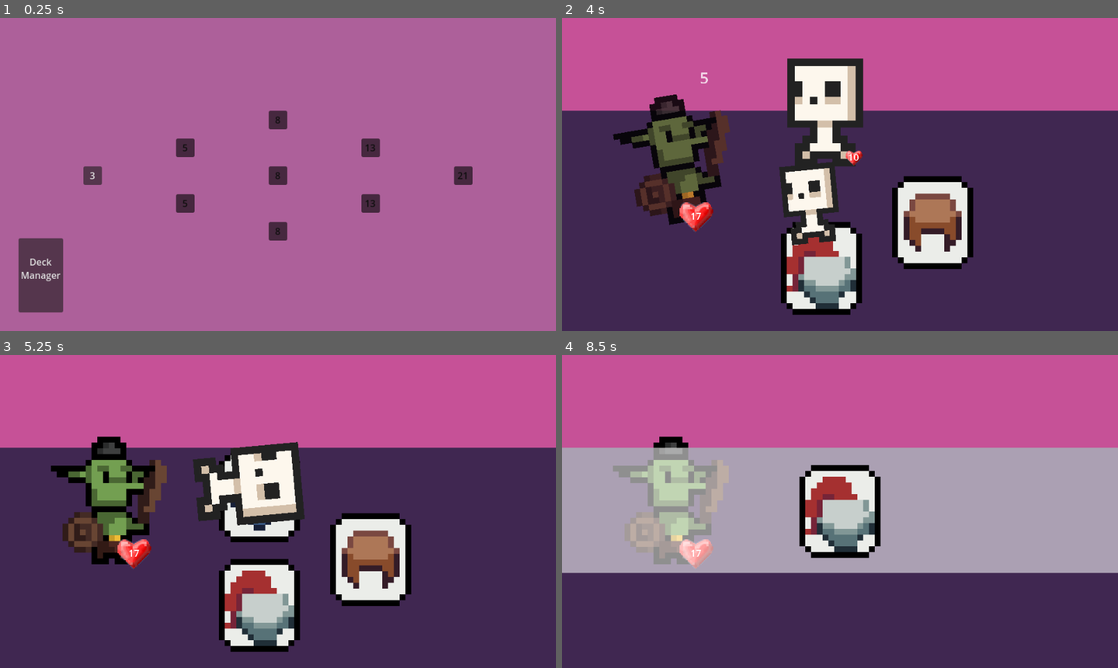
Above: before the commit, frames 1-4 (two rows, left to right).
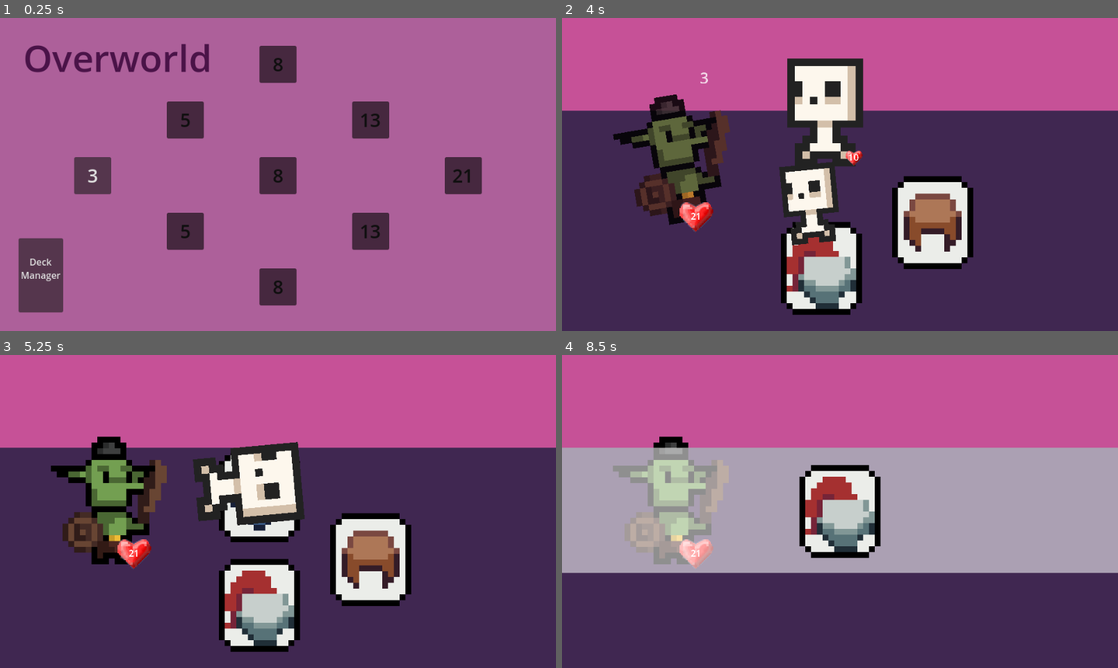
Above: after the commit, the same moments.

Repository: jakmik2/rogue-cards
Game: Godot game, scene res://scenes/Overworld.tscn
Two runs of this game, one before a commit and one after it. Both use one fixed random seed, a clock stepped at 60 frames per second and the inputs below.
Inputs (mouse positions are in pixels of both pictures, inside the frame that each line leads up to):
- Up to frame 1 (0.25 s): no input
- Up to frame 2 (4 s): click "3" at 0.5 s; move the mouse to (962, 158) at 1.27 s; click (962, 158) at 1.52 s; move the mouse to (934, 221) at 2.02 s; click (934, 221) at 2.27 s; move the mouse to (895, 105) at 2.77 s; move the mouse to (823, 268) at 3.52 s; click (823, 268) at 3.77 s
- Up to frame 3 (5.25 s): move the mouse to (444, 558) at 4.27 s; click (444, 558) at 4.52 s; move the mouse to (261, 495) at 5.02 s
- Up to frame 4 (8.5 s): click (823, 495) at 5.27 s; move the mouse to (867, 511) at 5.77 s; tap Enter at 6.5, 8 s; move the mouse to (756, 433) at 6.52 s; click (756, 433) at 6.77 s; tap Space at 7.25 s; move the mouse to (962, 495) at 7.27 s; click (962, 495) at 7.52 s; move the mouse to (728, 527) at 8.02 s; click (728, 527) at 8.27 s

The runs differ from the first frame. In frame 1, 9.2% of the frame differs, in the area x 4-87%, y 8-92%; in frame 2, less than 0.1%; in frame 3, less than 0.1%; in frame 4, less than 0.1%.

Commit message:
Cosmetic Changes to Overworld Scene

Diff:
--- a/scenes/Level.tscn
+++ b/scenes/Level.tscn
@@ -1,10 +1,14 @@
-[gd_scene load_steps=2 format=3 uid="uid://chore4el6n68"]
+[gd_scene load_steps=3 format=3 uid="uid://chore4el6n68"]
 
 [ext_resource type="Script" path="res://scripts/Level.gd" id="1_8481q"]
 
+[sub_resource type="Theme" id="Theme_g88dp"]
+default_font_size = 32
+
 [node name="Level" type="Button"]
-offset_right = 32.0
-offset_bottom = 32.0
+offset_right = 64.0
+offset_bottom = 64.0
+theme = SubResource("Theme_g88dp")
 script = ExtResource("1_8481q")
 
 [connection signal="mouse_entered" from="." to="." method="_on_mouse_entered"]
--- a/scenes/Overworld.tscn
+++ b/scenes/Overworld.tscn
@@ -1,9 +1,12 @@
-[gd_scene load_steps=5 format=3 uid="uid://duoq6fcewo54o"]
+[gd_scene load_steps=6 format=3 uid="uid://duoq6fcewo54o"]
 
 [ext_resource type="Script" path="res://scripts/Overworld.gd" id="1_lsmee"]
 [ext_resource type="PackedScene" uid="uid://g1f0r1ebadw" path="res://scenes/UI/TextDisplay.tscn" id="1_x8wxk"]
 [ext_resource type="PackedScene" uid="uid://chore4el6n68" path="res://scenes/Level.tscn" id="3_fp77y"]
 [ext_resource type="PackedScene" uid="uid://dwsljk6mc13qo" path="res://scenes/UI/PauseMenu.tscn" id="4_4yow4"]
+
+[sub_resource type="Theme" id="Theme_i1s4k"]
+default_font_size = 64
 
 [node name="Overworld" type="Control"]
 layout_mode = 3
@@ -21,88 +24,88 @@
 
 [node name="Level1" parent="Levels" instance=ExtResource("3_fp77y")]
 layout_mode = 0
-offset_left = 144.0
-offset_top = 256.0
-offset_right = 176.0
-offset_bottom = 288.0
+offset_left = 128.0
+offset_top = 240.0
+offset_right = 192.0
+offset_bottom = 304.0
 enemies = Array[String](["Skele0", "Skele0", "Skele0"])
 
 [node name="Level2" parent="Levels" instance=ExtResource("3_fp77y")]
 layout_mode = 0
-offset_left = 304.0
-offset_top = 208.0
-offset_right = 336.0
-offset_bottom = 240.0
+offset_left = 288.0
+offset_top = 144.0
+offset_right = 352.0
+offset_bottom = 208.0
 enemies = Array[String](["Skele0", "Skele0", "Skele0", "Skele0", "Skele0"])
 prereqs = Array[String](["Level1"])
 overworld_level = 1
 
 [node name="Level3" parent="Levels" instance=ExtResource("3_fp77y")]
 layout_mode = 0
-offset_left = 304.0
-offset_top = 304.0
-offset_right = 336.0
-offset_bottom = 336.0
+offset_left = 288.0
+offset_top = 336.0
+offset_right = 352.0
+offset_bottom = 400.0
 enemies = Array[String](["Skele0", "Skele1", "Skele1"])
 prereqs = Array[String](["Level1"])
 overworld_level = 1
 
 [node name="Level4" parent="Levels" instance=ExtResource("3_fp77y")]
 layout_mode = 0
-offset_left = 464.0
-offset_top = 160.0
-offset_right = 496.0
-offset_bottom = 192.0
+offset_left = 448.0
+offset_top = 48.0
+offset_right = 512.0
+offset_bottom = 112.0
 enemies = Array[String](["Skele1", "Skele2", "Skele2"])
 prereqs = Array[String](["Level2"])
 overworld_level = 2
 
 [node name="Level5" parent="Levels" instance=ExtResource("3_fp77y")]
 layout_mode = 0
-offset_left = 464.0
-offset_top = 256.0
-offset_right = 496.0
-offset_bottom = 288.0
+offset_left = 448.0
+offset_top = 240.0
+offset_right = 512.0
+offset_bottom = 304.0
 enemies = Array[String](["Skele3", "Skele3"])
 prereqs = Array[String](["Level2", "Level3"])
 overworld_level = 2
 
 [node name="Level6" parent="Levels" instance=ExtResource("3_fp77y")]
 layout_mode = 0
-offset_left = 464.0
-offset_top = 352.0
-offset_right = 496.0
-offset_bottom = 384.0
+offset_left = 448.0
+offset_top = 432.0
+offset_right = 512.0
+offset_bottom = 496.0
 enemies = Array[String](["Skele1", "Skele0", "Skele0", "Skele1", "Skele1"])
 prereqs = Array[String](["Level3"])
 overworld_level = 2
 
 [node name="Level7" parent="Levels" instance=ExtResource("3_fp77y")]
 layout_mode = 0
-offset_left = 624.0
-offset_top = 208.0
-offset_right = 656.0
-offset_bottom = 240.0
+offset_left = 608.0
+offset_top = 144.0
+offset_right = 672.0
+offset_bottom = 208.0
 enemies = Array[String](["Skele1", "Skele1", "Skele1", "Skele2", "Skele3"])
 prereqs = Array[String](["Level4", "Level5"])
 overworld_level = 3
 
 [node name="Level8" parent="Levels" instance=ExtResource("3_fp77y")]
 layout_mode = 0
-offset_left = 624.0
-offset_top = 304.0
-offset_right = 656.0
-offset_bottom = 336.0
+offset_left = 608.0
+offset_top = 336.0
+offset_right = 672.0
+offset_bottom = 400.0
 enemies = Array[String](["Skele2", "Skele4", "Skele4"])
 prereqs = Array[String](["Level5", "Level6"])
 overworld_level = 3
 
 [node name="Level9" parent="Levels" instance=ExtResource("3_fp77y")]
 layout_mode = 0
-offset_left = 784.0
-offset_top = 256.0
-offset_right = 816.0
-offset_bottom = 288.0
+offset_left = 768.0
+offset_top = 240.0
+offset_right = 832.0
+offset_bottom = 304.0
 enemies = Array[String](["Skele4", "Skele2", "Skele2", "Skele4", "Skele4"])
 prereqs = Array[String](["Level7", "Level8"])
 overworld_level = 4
@@ -121,5 +124,15 @@
 [node name="UI" type="CanvasLayer" parent="."]
 
 [node name="TextDisplay" parent="UI" instance=ExtResource("1_x8wxk")]
+visible = false
 
 [node name="PauseMenu" parent="UI" instance=ExtResource("4_4yow4")]
+
+[node name="Label" type="Label" parent="UI"]
+offset_left = 40.0
+offset_top = 24.0
+offset_right = 366.0
+offset_bottom = 112.0
+theme = SubResource("Theme_i1s4k")
+theme_override_colors/font_color = Color(0.291285, 0.0746954, 0.28167, 1)
+text = "Overworld"
--- a/scripts/Global.gd
+++ b/scripts/Global.gd
@@ -92,7 +92,7 @@
 	"Player" : {
 		"health"		: 30,
 		"armor_class"	: 0,
-		"damage"		: 70,
+		"damage"		: 10,
 		"speed"			: 11,
 		"crit_chance"	: 0,
 		"crit_damage"	: 5,
@@ -101,7 +101,7 @@
 	"Skele" : {
 		"health"		: 10,
 		"armor_class"	: 0,
-		"damage"		: 5,
+		"damage"		: 3,
 		"speed"			: 10,
 		"crit_chance"	: 15,
 		"crit_damage"	: 3,
--- a/scripts/Loot.gd
+++ b/scripts/Loot.gd
@@ -33,6 +33,7 @@
 		sprite_path += "card/" + Global.CARD_TYPE[loot_code[1]] + ".png"
 	else:
 		sprite_path += (
+			# BIG TODO add equipment sprites for all equipment and uncomment below
 			#"equipment/" + Global.EQUIPMENT_CATEGORY[loot_code[0]] + \
 			"equipment/" + "helm" + \
 			"-" + Global.ITEM_MATERIAL[loot_code[1]] + ".png"
